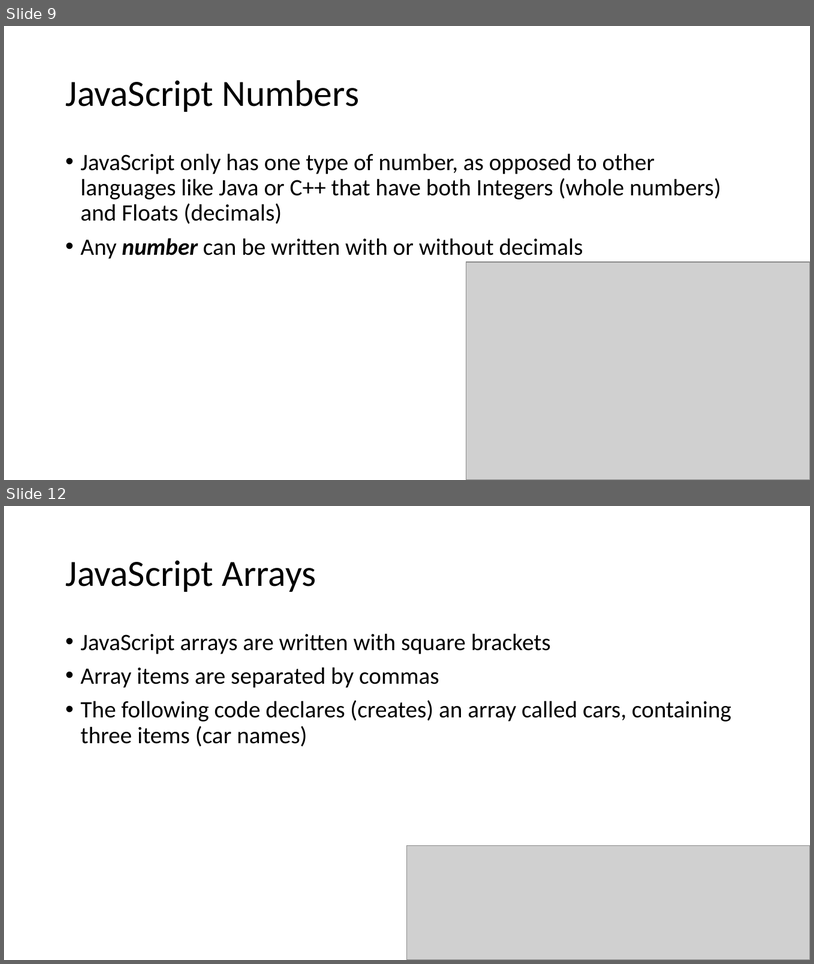
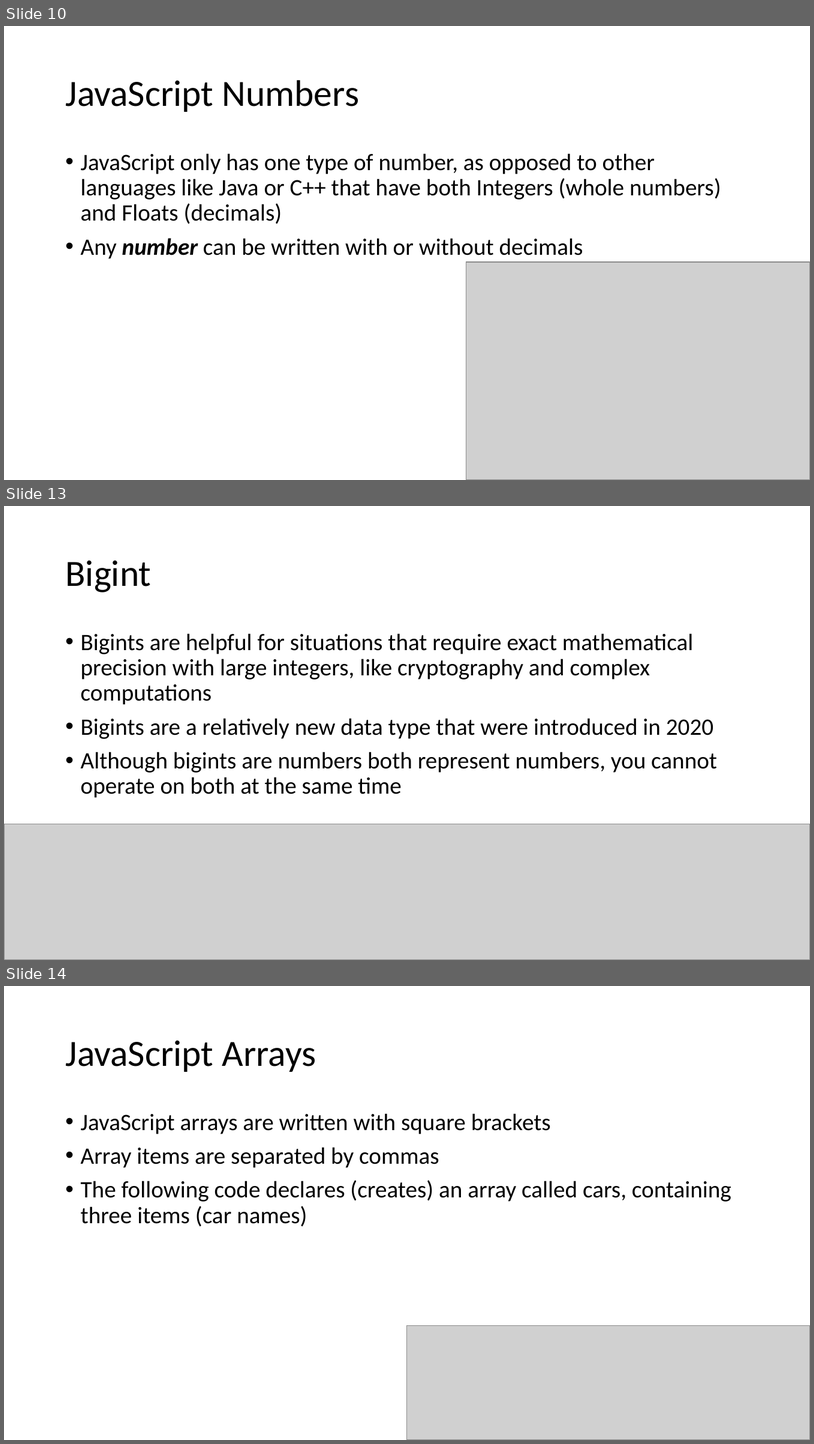
Before and after one commit to YWCANWIL-TechLab/Module3-Exercises, a slide deck: slides/Module 3 - Data Types.pptx. Shown one above the other, each under a label of ours: slides 9 and 12 before the commit, slides 10, 13 and 14 after it; the slides between them are not shown. The pictures are 814x964 and 814x1444 pixels, drawn with LibreOffice and Linux fonts; fonts in the diff are those of the drawing; grey boxes stand for pictures. Boxes give left, top, right and bottom in pixels: in the first picture for what was removed or moved away, otherwise in the second. Text is boxed around its words. In the diff, an @@ line names an element or a change of style, - is before the commit and + after.

```diff
--- a/slides/Module 3 - Data Types.pptx
+++ b/slides/Module 3 - Data Types.pptx
@@ slide 13 added at (x1=4, y1=506, x2=810, y2=960), background #FFFFFF @@
@@ title added at (x1=65, y1=560, x2=151, y2=592), 44 pt, text #000000 @@
+Bigint
@@ text added at (x1=81, y1=633, x2=717, y2=798), 28 pt, text #000000 @@
+• Bigints are helpful for situations that require exact mathematical precision with large integers, like cryptography and complex computations
+• Bigints are a relatively new data type that were introduced in 2020
+• Although bigints are numbers both represent numbers, you cannot operate on both at the same time
@@ picture added at (x1=4, y1=823, x2=810, y2=960) @@
@@ what was slide 9 is now slide 10 @@
@@ what was slide 12 is now slide 14 @@
```
Also in this commit, not shown: 26 slides changed, 1 other slide added, 1 slide removed, 4 other files.
